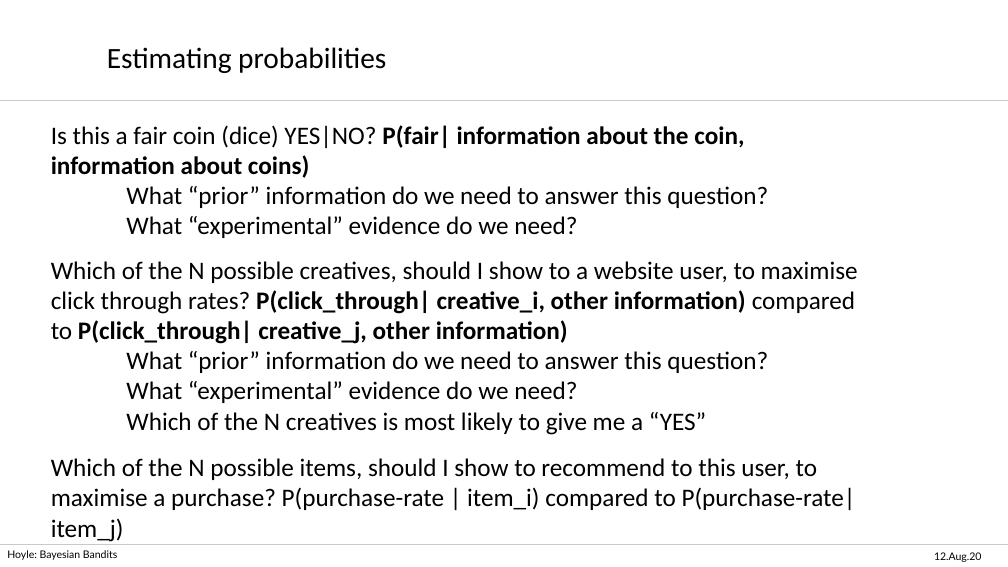
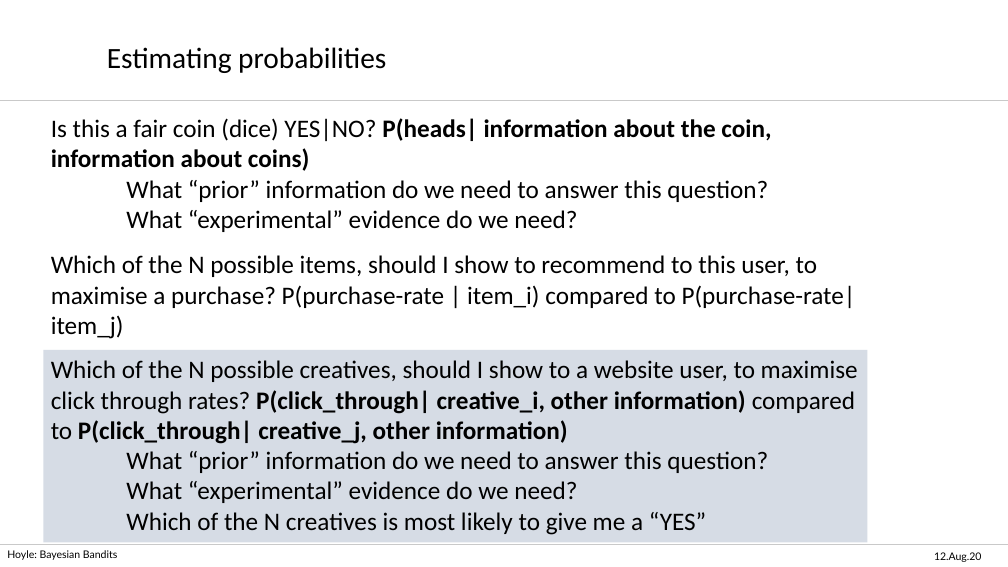
Before and after one commit to hoyleb/bayesian_bandit_demo, a slide deck: slide 8 of talk/Bayesian_Bandit_Ben_Hoyle.pptx. Drawn at 1008x567 pixels with LibreOffice and Linux fonts; fonts in the diff are those of the drawing; background and template pictures are left out. Boxes give left, top, right and bottom in pixels: in the first picture for what was removed or moved away, otherwise in the second. Text is boxed around its words. In the diff, an @@ line names an element or a change of style, - is before the commit and + after.

```diff
--- a/talk/Bayesian_Bandit_Ben_Hoyle.pptx
+++ b/talk/Bayesian_Bandit_Ben_Hoyle.pptx
@@ text at (51, 118, 771, 171): text changed @@
-Is this a fair coin (dice) YES|NO? P(fair| information about the coin, information about coins)
+Is this a fair coin (dice) YES|NO? P(heads| information about the coin, information about coins)
@@ text "Which of the N possible ...": place and size @@
-text "Which of the N possible ..." at (51, 458, 856, 542)
+text "Which of the N possible ..." at (51, 255, 856, 339)
@@ rectangle "Which of the N possible ...": place and size @@
-rectangle "Which of the N possible ..." at (51, 261, 858, 435)
+rectangle "Which of the N possible ..." at (43, 350, 867, 543)
@@ rectangle "Which of the N possible ..." at (43, 350, 867, 543): fill none to #D6DCE5 @@
```
Also in this commit, not shown: 9 other slides changed, 3 slides added, 1 other file.
